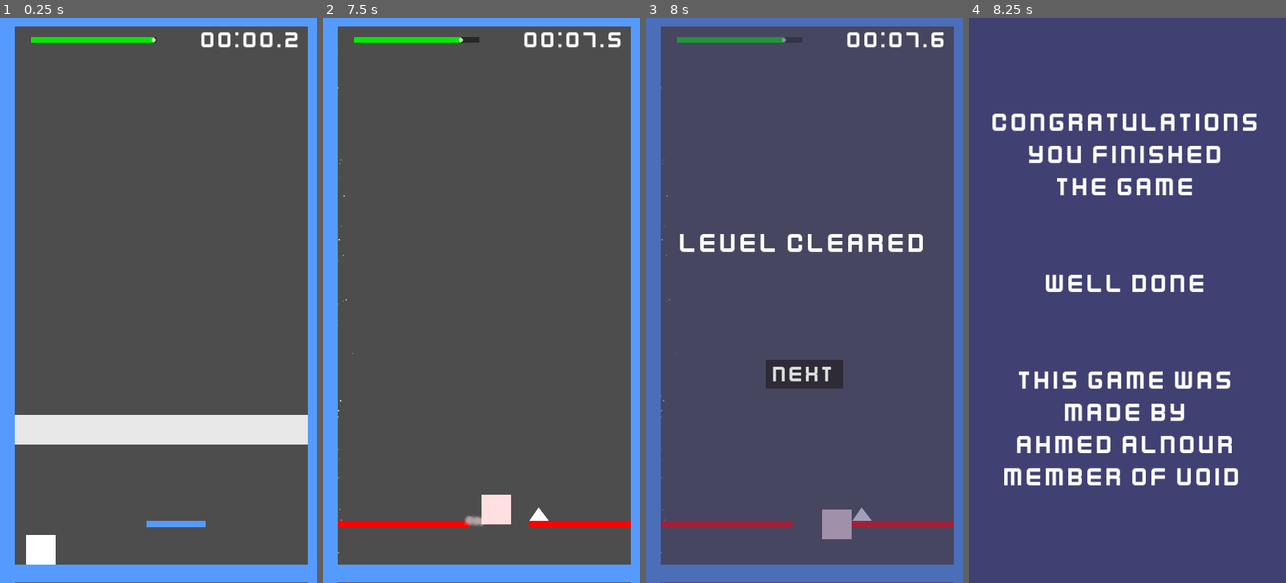
Above: before the commit, frames 1-4 (left to right).
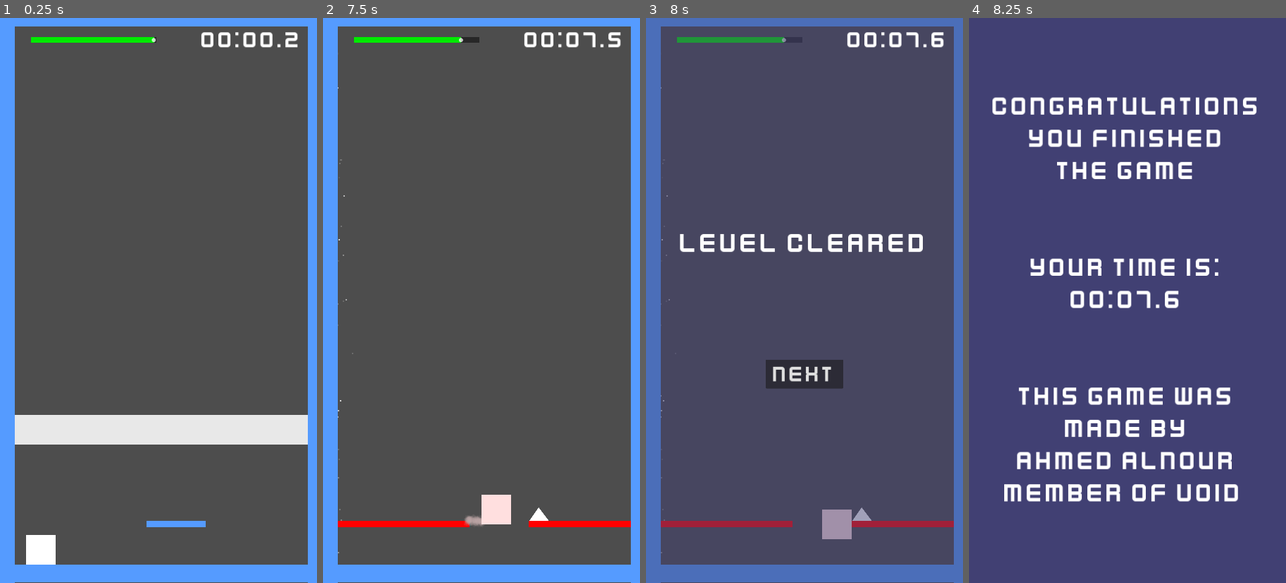
Above: after the commit, the same moments.

Repository: ahmed-alnour123/Brackeys-gamejam-2023.1
Game: Godot game, scene res://Scenes/Levels/Level1.tscn
Same seed, same stepped clock (60 frames per second), same inputs: the game is played once before the commit and once after it. This scene is started directly instead of the project's main scene.
Inputs (mouse positions are in pixels of both pictures, inside the frame that each line leads up to):
- Up to frame 1 (0.25 s): no input
- Up to frame 2 (7.5 s): tap Enter (ui_accept) at 0.5, 0.77, 1.52, 3.02, 3.77, 4.52, 6.02, 6.77 s; move the mouse to (551, 272) at 0.52 s; tap P every 0.75 s from 0.6 to 7.35 s; click (551, 272) at 0.67 s; move the mouse to (418, 328) at 1.27 s; click (418, 328) at 1.42 s; move the mouse to (513, 176) at 2.02 s; click (513, 176) at 2.17 s; move the mouse to (465, 413) at 2.77 s; click (465, 413) at 2.92 s; move the mouse to (576, 385) at 3.52 s; click (576, 385) at 3.67 s; move the mouse to (386, 215) at 4.27 s; click (386, 215) at 4.42 s; move the mouse to (497, 300) at 5.02 s; click (497, 300) at 5.17 s; move the mouse to (433, 159) at 5.77 s; click (433, 159) at 5.92 s; move the mouse to (551, 272) at 6.52 s; click (551, 272) at 6.67 s; move the mouse to (418, 328) at 7.27 s; click (418, 328) at 7.42 s
- Up to frame 3 (8 s): tap Enter (ui_accept) at 7.52 s
- Up to frame 4 (8.25 s): click "Next" at 8 s

Frames 1-3 are identical in both runs. In frame 4, 15% of the frame differs, in the area x 7-91%, y 14-86%.

Commit message:
added speedrun timer at end screen

Diff:
--- a/Scenes/GameEnd.tscn
+++ b/Scenes/GameEnd.tscn
@@ -1,5 +1,6 @@
-[gd_scene load_steps=4 format=3 uid="uid://dryljirr6ukw4"]
+[gd_scene load_steps=5 format=3 uid="uid://dryljirr6ukw4"]
 
+[ext_resource type="Script" path="res://Scripts/GameEnd.gd" id="1_enpo5"]
 [ext_resource type="FontFile" uid="uid://dqllwtajew8cd" path="res://Art/UI/Kenny/Font/kenvector_future_thin.ttf" id="1_llhyd"]
 [ext_resource type="AudioStream" uid="uid://bjn53x70i65jj" path="res://Art/Sounds/Music/Juhani Junkala [Retro Game Music Pack] Ending.wav" id="2_mns0h"]
 
@@ -14,6 +15,7 @@
 anchor_bottom = 1.0
 grow_horizontal = 2
 grow_vertical = 2
+script = ExtResource("1_enpo5")
 
 [node name="ColorRect" type="ColorRect" parent="."]
 layout_mode = 1
@@ -36,7 +38,8 @@
 the game
 
 
-Well Done
+Your time is:
+TOTAL_TIME
 
 
 this game was
--- /dev/null
+++ b/Scripts/GameEnd.gd
@@ -0,0 +1,6 @@
+extends Control
+
+func _ready() -> void:
+	var text = $Label.text
+	print($Label.text)
+	$Label.text = text.replace("TOTAL_TIME", TimeCounter.get_total_time())
--- a/Scripts/LevelManager.gd
+++ b/Scripts/LevelManager.gd
@@ -47,6 +47,7 @@
 	$Player.set_physics_process(false)
 	$Player.play_win_sound()
 	count_time = false
+	TimeCounter.add_to_total_time(Time.get_ticks_msec() - start_time)
 	# go to next level
 	# it will happen from HUD
 
--- /dev/null
+++ b/Scripts/TimeCounter.gd
@@ -0,0 +1,16 @@
+extends Node
+
+var total_time = 0
+
+func add_to_total_time(time):
+	total_time += time
+
+func get_total_time():
+	return _format_time(total_time)
+
+func _format_time(durationInMillis) -> String:
+	var millis = int((durationInMillis % 1000) / 100)
+	var second = (durationInMillis / 1000) % 60
+	var minute = (durationInMillis / (1000 * 60)) % 60
+
+	return "%02d:%02d.%1d" % [minute, second, millis]
--- a/project.godot
+++ b/project.godot
@@ -18,6 +18,7 @@
 [autoload]
 
 MusicPlayer="*res://Scenes/music_player.tscn"
+TimeCounter="*res://Scripts/TimeCounter.gd"
 
 [display]
 
